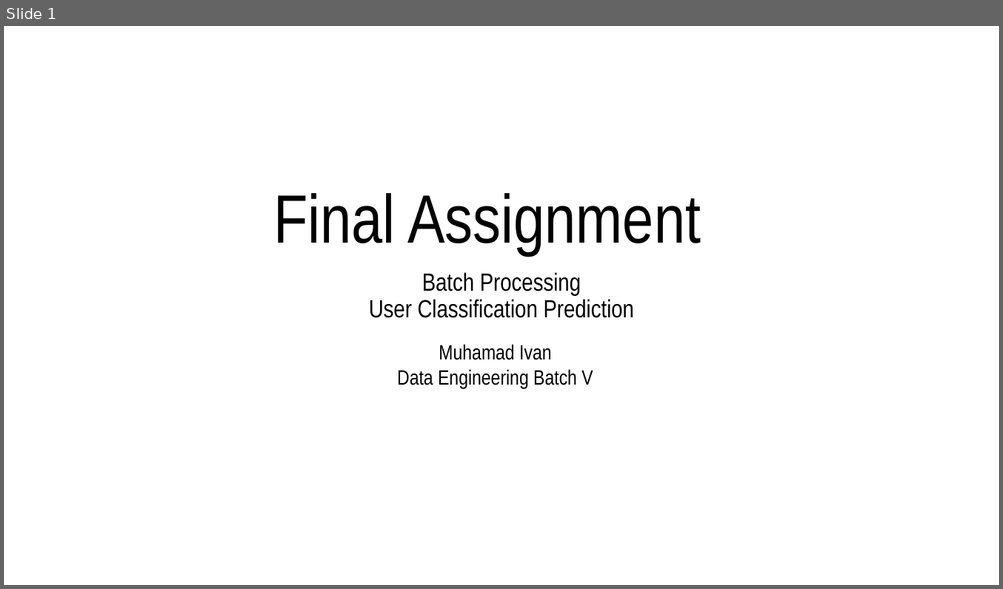
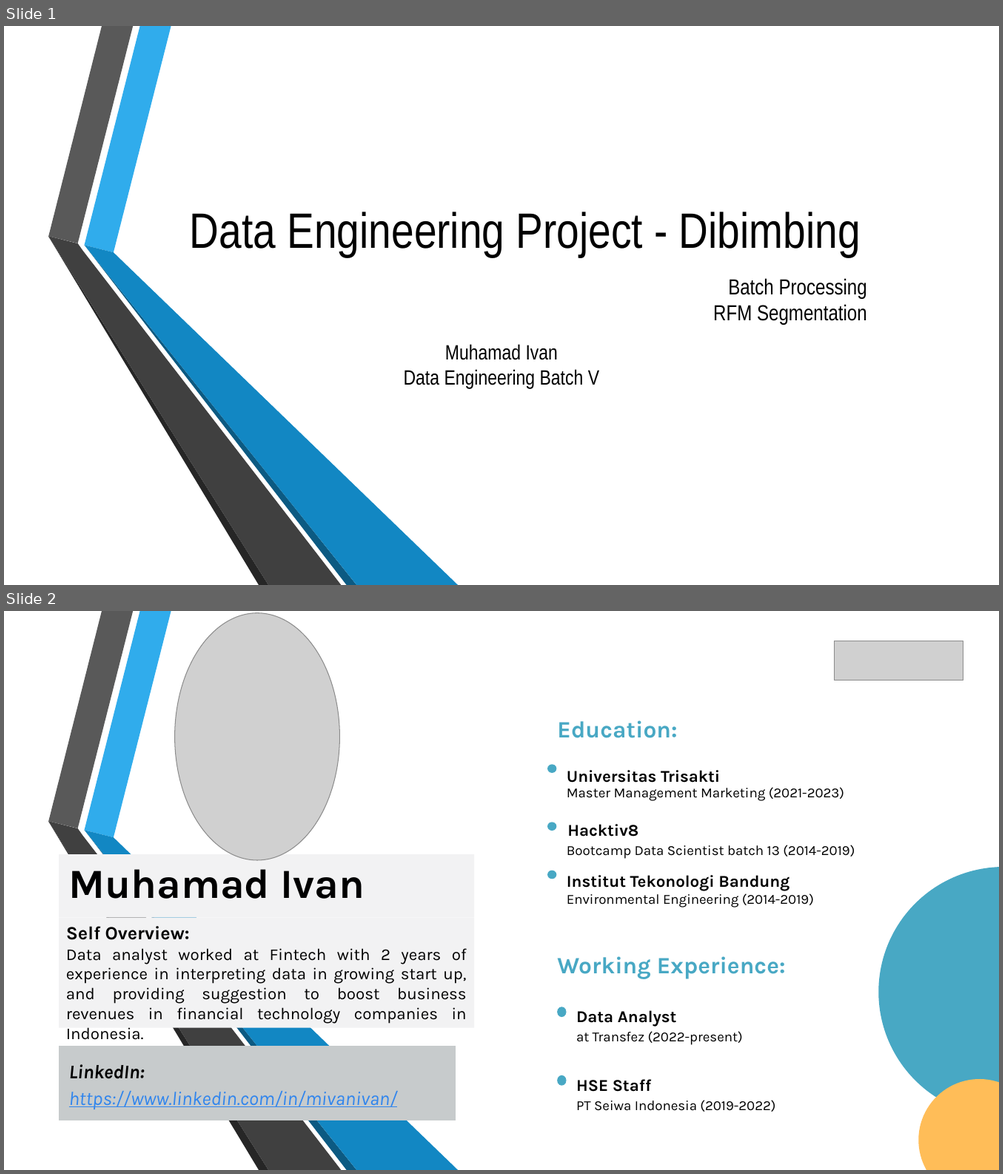
Before and after one commit to mivanivan/Final-Assignment---Batch-Processing, a slide deck: Final Assignment - Batch Processing - RFM Segmentation.pptx. Shown one above the other, each under a label of ours: slide 1 before the commit, slides 1 and 2 after it. The pictures are 1003x589 and 1003x1174 pixels, drawn with LibreOffice and Linux fonts; fonts in the diff are those of the drawing; grey boxes stand for pictures; background and template pictures are left out. Boxes give left, top, right and bottom in pixels: in the first picture for what was removed or moved away, otherwise in the second. Text is boxed around its words. In the diff, an @@ line names an element or a change of style, - is before the commit and + after.

```diff
--- a/Final Assignment - Batch Processing - RFM Segmentation.pptx
+++ b/Final Assignment - Batch Processing - RFM Segmentation.pptx
@@ slide 2 added at (x1=4, y1=611, x2=999, y2=1170), background picture (left out); not listed: 6 template elements that a slide beside it also shows @@
@@ picture added at (x1=175, y1=613, x2=340, y2=861) @@
@@ picture added at (x1=834, y1=641, x2=963, y2=680) @@
@@ text added at (x1=557, y1=721, x2=677, y2=738), 22.7 pt, text #48A8C4, bold @@
+Education:
@@ group added at (x1=547, y1=765, x2=854, y2=859): 4 texts, 2 ellipses @@
+Master Management Marketing (2021-2023)
+Universitas Trisakti
+Bootcamp Data Scientist batch 13 (2014-2019)
+Hacktiv8
@@ ellipse added at (x1=844, y1=832, x2=999, y2=1152), fill #48A8C4 @@
@@ rectangle added at (x1=60, y1=855, x2=475, y2=917), fill #F2F2F3, 40 pt, text #000000, bold @@
+Muhamad Ivan
@@ ellipse added at (x1=547, y1=871, x2=556, y2=880), fill #48A8C4 @@
@@ text added at (x1=566, y1=875, x2=789, y2=891), 16 pt, text #000000, bold @@
+Institut Tekonologi Bandung
@@ text added at (x1=566, y1=894, x2=814, y2=908), 13.3 pt, text #000000 @@
+Environmental Engineering (2014-2019)
@@ rectangle added at (x1=60, y1=917, x2=475, y2=1028), fill #F2F2F3, 16 pt, text #000000 @@
+Self Overview:
+Data analyst worked at Fintech with 2 years of experience in interpreting data in growing start up, and providing suggestion to boost business revenues in financial technology companies in Indonesia.
@@ text added at (x1=557, y1=957, x2=785, y2=980), 22.7 pt, text #48A8C4, bold @@
+Working Experience:
@@ rectangle added at (x1=60, y1=1047, x2=456, y2=1121), fill #C7CBCC, outline #C6CACB 0.75 pt, 18.7 pt, text #3085ED, italic, underline @@
+LinkedIn:
+https://www.linkedin.com/in/mivanivan/
@@ group added at (x1=557, y1=1007, x2=775, y2=1112): 4 texts, 2 ellipses @@
+at Transfez (2022-present)
+Data Analyst
+PT Seiwa Indonesia (2019-2022)
+HSE Staff
@@ ellipse added at (x1=895, y1=1056, x2=999, y2=1170), fill #FFBD58 @@
@@ slide 1 changed as well @@
@@ title at (x1=190, y1=212, x2=860, y2=258): text changed; size 66 to 48 pt @@
-Final Assignment
+Data Engineering Project - Dibimbing
@@ group added at (x1=48, y1=26, x2=458, y2=585): 6 freeform shapes @@
@@ subtitle at (x1=713, y1=278, x2=867, y2=325): text changed; size 24 to 21 pt @@
-Batch Processing
-User Classification Prediction
+Batch Processing
+RFM Segmentation
@@ text "Muhamad Ivan" moved from (x1=397, y1=344, x2=592, y2=389) to (x1=404, y1=344, x2=599, y2=389) @@
```
Also in this commit, not shown: 11 other slides added, 3 slides removed, 40 other files.
